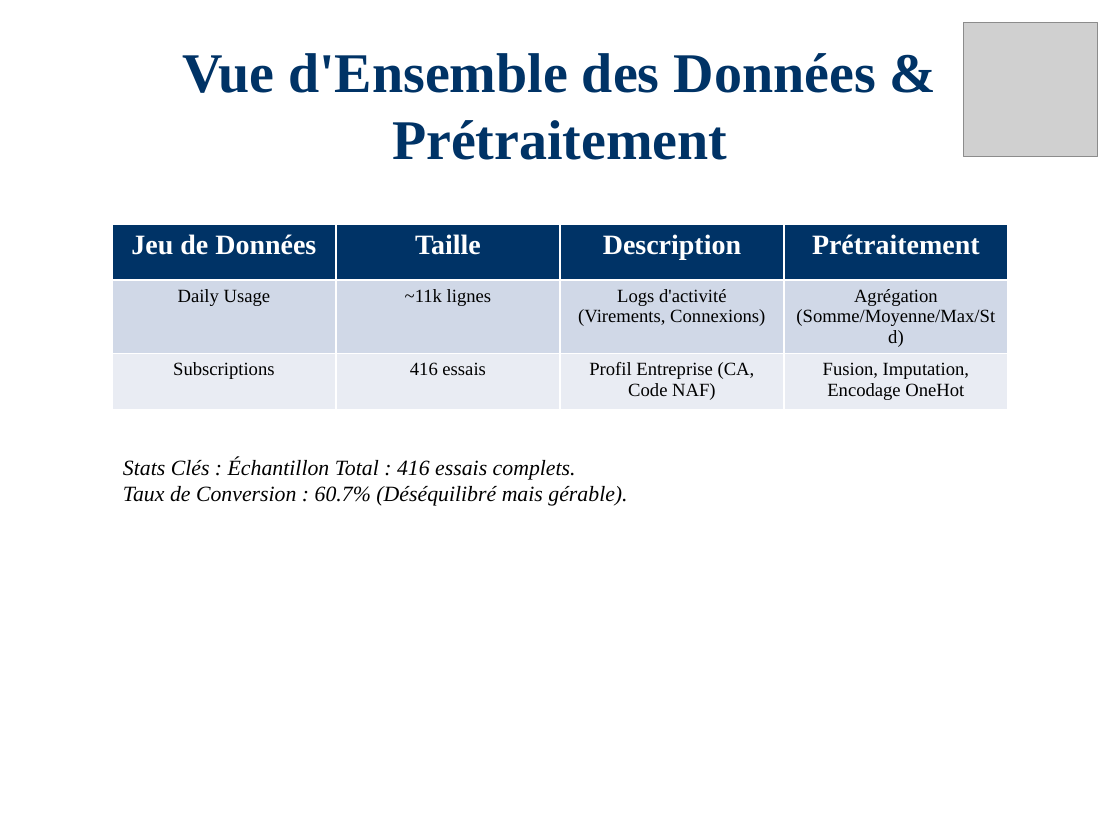
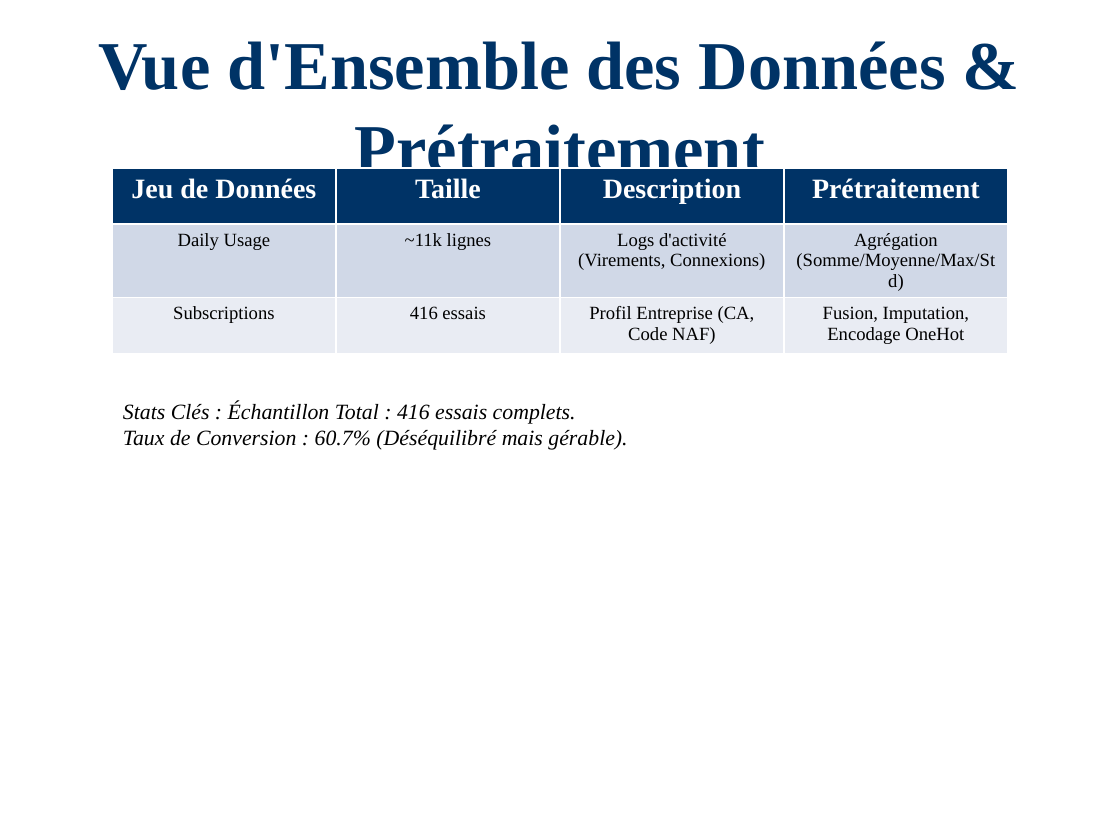
Before and after one commit to Paulino-Cristovao/churn_predictions, a slide deck: slide 3 of Presentations_Resultats_Projet.pptx. Drawn at 1120x840 pixels with LibreOffice and Linux fonts; fonts in the diff are those of the drawing; grey boxes stand for pictures. Boxes give left, top, right and bottom in pixels: in the first picture for what was removed or moved away, otherwise in the second. Text is boxed around its words. In the diff, an @@ line names an element or a change of style, - is before the commit and + after.

```diff
--- a/Presentations_Resultats_Projet.pptx
+++ b/Presentations_Resultats_Projet.pptx
@@ picture removed at <box>963,22,1098,157</box> @@
@@ title "Vue d'Ensemble des Données & ..." at <box>99,41,946,185</box>: size 36 to 44 pt @@
@@ table: place and size @@
-table at <box>112,224,1008,404</box>
+table at <box>112,168,1008,348</box>
@@ text "Stats Clés : Échantillon Total ...": place and size @@
-text "Stats Clés : Échantillon Total ..." at <box>123,458,627,506</box>
+text "Stats Clés : Échantillon Total ..." at <box>123,402,627,450</box>
```
Also in this commit, not shown: 8 other slides changed, 1 other file.
